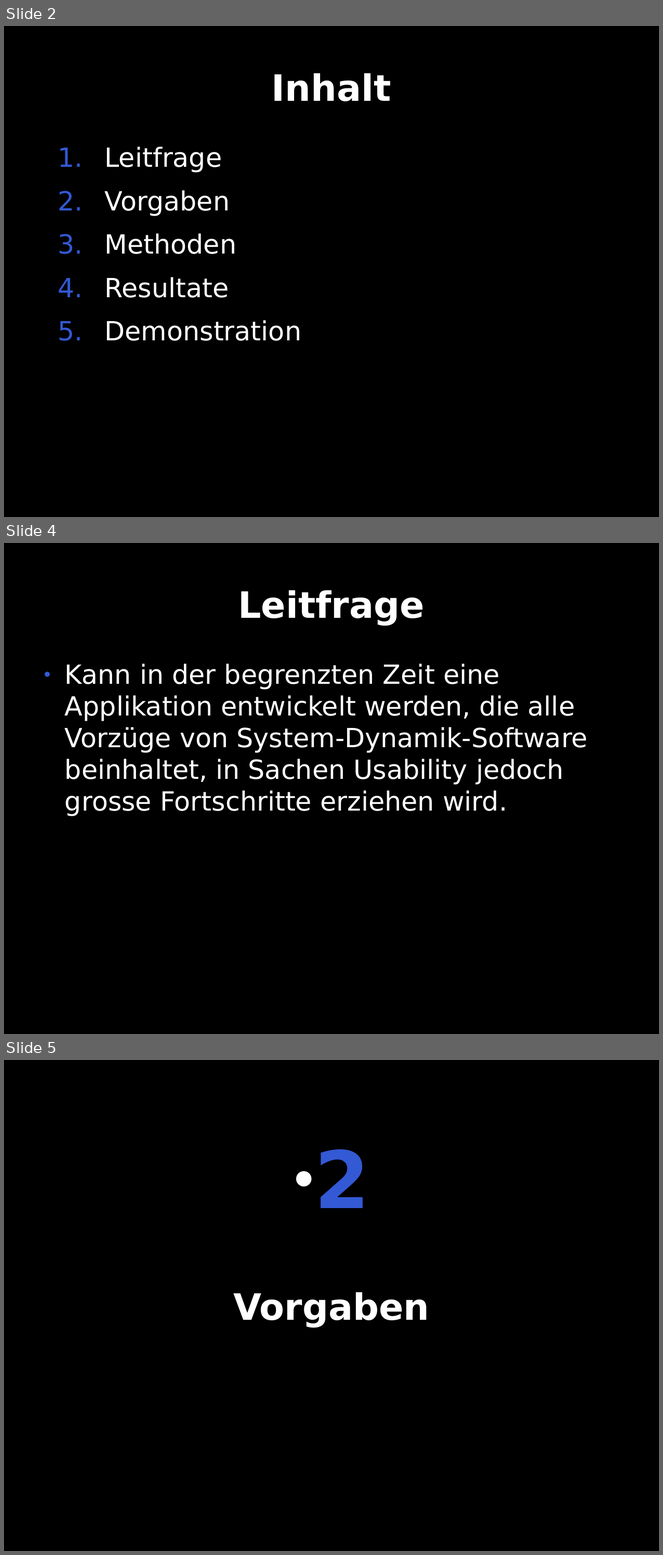
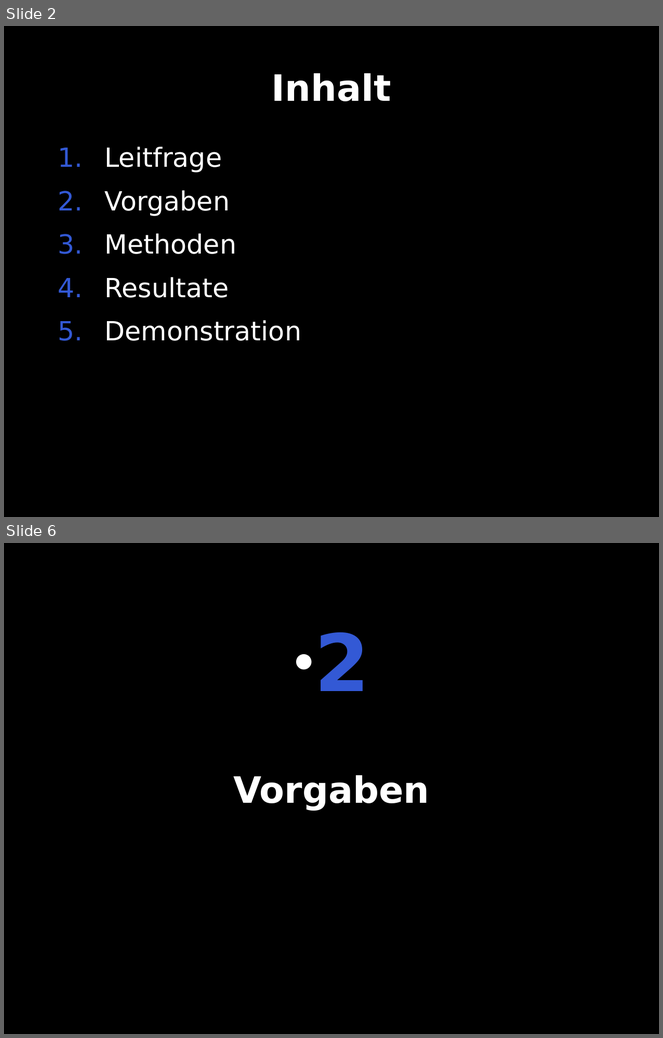
Before and after one commit to te-bachi/SimulationDoc, a slide deck: präsentation/Präsentation_bachi.odp. Shown one above the other, each under a label of ours: slides 2, 4 and 5 before the commit, slides 2 and 6 after it; the slides between them are not shown. The pictures are 663x1555 and 663x1038 pixels, drawn with LibreOffice and Linux fonts; fonts in the diff are those of the drawing. Boxes give left, top, right and bottom in pixels: in the first picture for what was removed or moved away, otherwise in the second. Text is boxed around its words. In the diff, an @@ line names an element or a change of style, - is before the commit and + after.

```diff
--- a/präsentation/Präsentation_bachi.odp
+++ b/präsentation/Präsentation_bachi.odp
@@ slide 4 removed at <box>4,543,659,1034</box>, background #000000 @@
@@ title removed at <box>239,590,425,626</box> @@
-Leitfrage
@@ text removed at <box>65,664,588,817</box> @@
-● Kann in der begrenzten Zeit eine Applikation entwickelt werden, die alle Vorzüge von System-Dynamik-Software beinhaltet, in Sachen Usability jedoch grosse Fortschritte erziehen wird.
@@ what was slide 5 is now slide 6 @@
```
Also in this commit, not shown: 1 slide changed, 3 slides added, 1 other slide removed.
